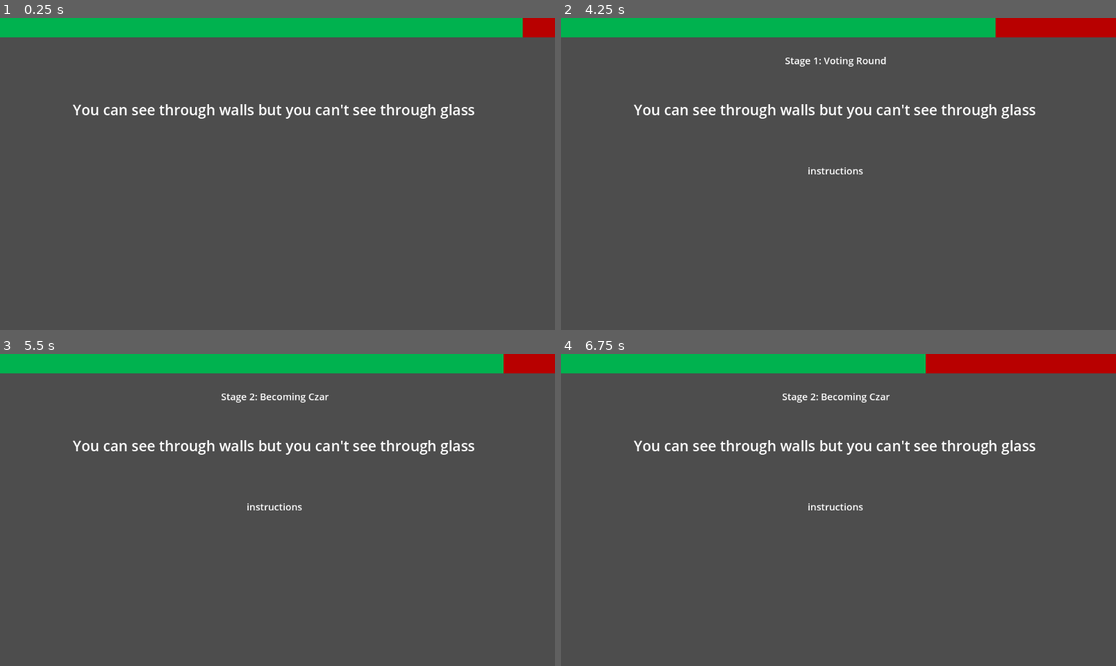
Above: before the commit, frames 1-4 (two rows, left to right).
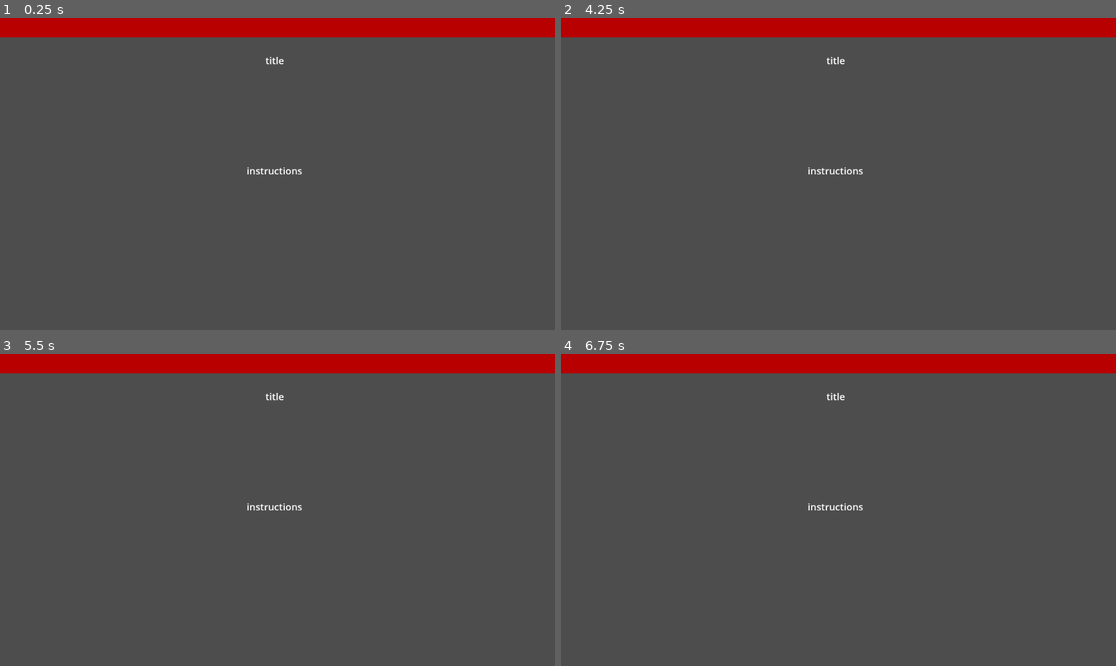
Above: after the commit, the same moments.

Repository: Beepered/WouldYouPressTheButton-Special
Game: Godot game, scene res://scenes/PlayScene.tscn
The game is run twice, just before and just after one commit, with the same random seed, the same clock (stepped at 60 frames per second) and the same inputs. This scene is started directly instead of the project's main scene.
Inputs (mouse positions are in pixels of both pictures, inside the frame that each line leads up to):
- Up to frame 1 (0.25 s): no input
- Up to frame 2 (4.25 s): move the mouse to (960, 158) at 0.52 s; click (960, 158) at 0.67 s; move the mouse to (727, 189) at 1.27 s; click (727, 189) at 1.42 s; move the mouse to (894, 105) at 2.02 s; click (894, 105) at 2.17 s; move the mouse to (810, 236) at 2.77 s; click (810, 236) at 2.92 s; move the mouse to (1005, 220) at 3.52 s; click (1005, 220) at 3.67 s
- Up to frame 3 (5.5 s): move the mouse to (111, 463) at 4.27 s; click (111, 463) at 4.42 s; move the mouse to (305, 510) at 5.02 s; click (305, 510) at 5.17 s
- Up to frame 4 (6.75 s): move the mouse to (755, 432) at 5.77 s; click (755, 432) at 5.92 s; move the mouse to (960, 494) at 6.52 s; click (960, 494) at 6.67 s

The runs differ from the first frame. In frame 1, 7.1% of the frame differs, in the area x 0-95%, y 0-51%; in frame 2, 6.2%; in frame 3, 7.0%; in frame 4, 5.4%.
Error before the commit: Modulo by zero error in operator '%'. (res://scripts/play/discussion.gd:277)

Commit message:
spacing tiddles apart

Diff:
--- a/wouldyoupressthebutton-special/scripts/play/discussion.gd
+++ b/wouldyoupressthebutton-special/scripts/play/discussion.gd
@@ -50,8 +50,8 @@
 	noButton.visible = false
 	noButton.connect("pressed", Callable(self, "on_no_button_pressed"))
 
-	#rankings()
-	stage()
+	rankings()
+	#stage()
 
 func _process(_delta: float) -> void:
 	progressBar.value = (timer.time_left / timer.wait_time) * 100
@@ -300,12 +300,16 @@
 
 func rankings():
 	var ranking = ""
-	var tiddle = rankTiddle.instantiate()
-	tiddle.position = Vector2(500, 450)
-	tiddle.get_node("bar").scale.y = get_viewport().size.y - 600
-	tiddle.get_node("score").text = "3"
-	tiddle.get_node("name").text = "boop"
-	add_child(tiddle)
+
+	var amount = Global.playerNames.size()
+	for i in range(amount):
+		var tiddle = rankTiddle.instantiate()
+		var x = get_viewport().size.x / 2 - ((amount * 80) / 2) + i*80
+		tiddle.position = Vector2(x, 450)
+		tiddle.get_node("bar").scale.y = get_viewport().size.y - 500
+		tiddle.get_node("score").text = "3"
+		tiddle.get_node("name").text = "boop"
+		add_child(tiddle)
 
 	for name in Global.playerNames:
 		ranking += "%s: %d\n" % [name, points[name]]
